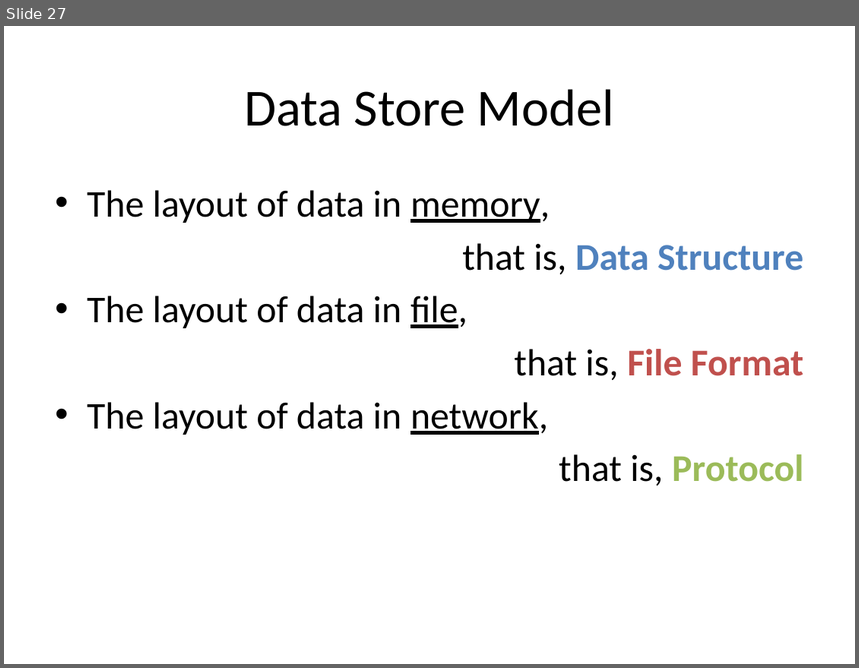
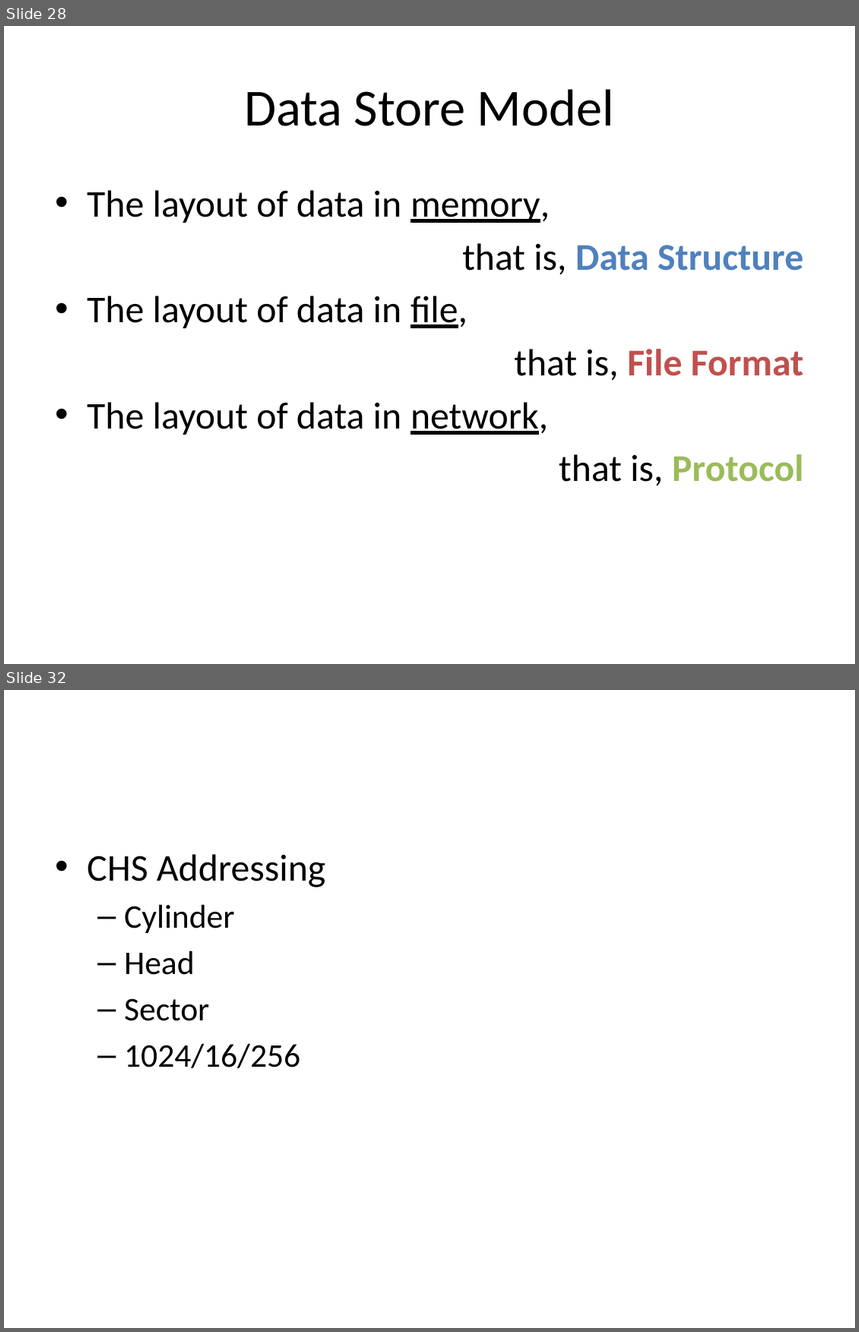
Before and after one commit to guhanjie/Knowledge-sharing, a slide deck: 数据存取模型.pptx. Shown one above the other, each under a label of ours: slide 27 before the commit, slides 28 and 32 after it; the slides between them are not shown. The pictures are 859x668 and 859x1332 pixels, drawn with LibreOffice and Linux fonts; fonts in the diff are those of the drawing. Boxes give left, top, right and bottom in pixels: in the first picture for what was removed or moved away, otherwise in the second. Text is boxed around its words. In the diff, an @@ line names an element or a change of style, - is before the commit and + after.

```diff
--- a/数据存取模型.pptx
+++ b/数据存取模型.pptx
@@ slide 32 added at (4,690,855,1328), background #FFFFFF @@
@@ text added at (87,854,325,1068), 28 pt, text #000000 @@
+• CHS Addressing
+  – Cylinder
+  – Head
+  – Sector
+  – 1024/16/256
@@ what was slide 27 is now slide 28 @@
```
Also in this commit, not shown: 2 slides changed, 7 other slides added.
